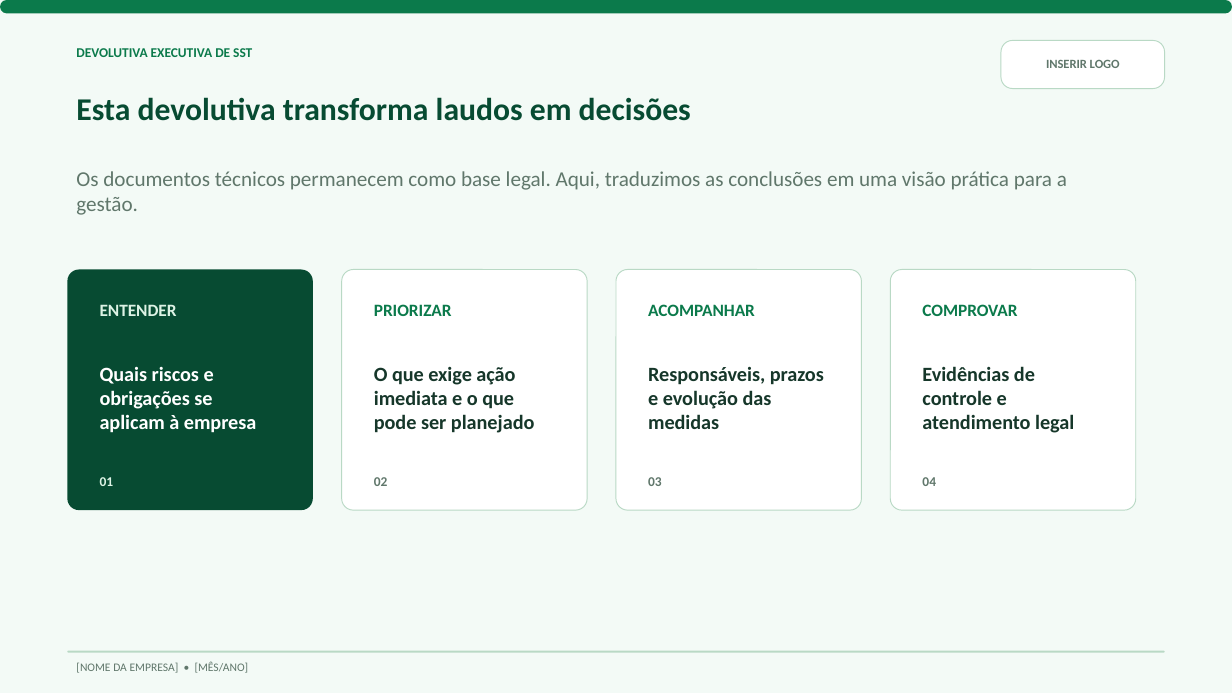
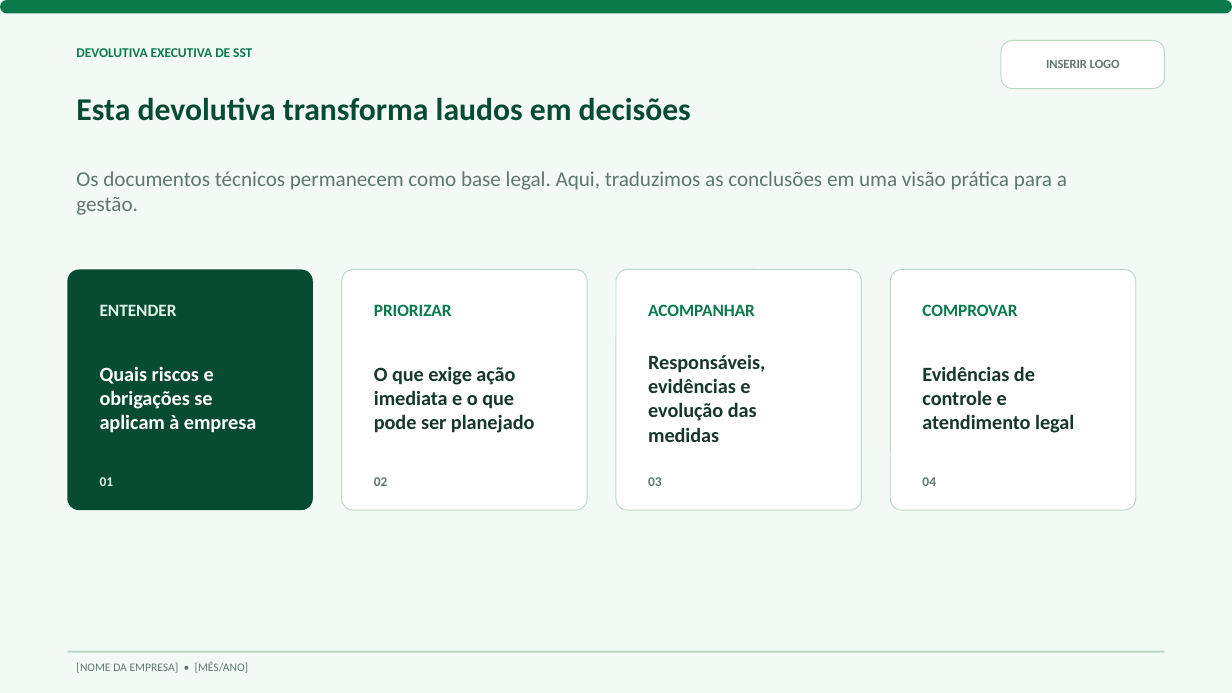
Before and after one commit to eduardoclau/apresentacao-sst-fortneer, a slide deck: slide 2 of Modelo_Devolutiva_SST_Fortneer.pptx. Drawn at 1232x693 pixels with LibreOffice and Linux fonts; fonts in the diff are those of the drawing. Boxes give left, top, right and bottom in pixels: in the first picture for what was removed or moved away, otherwise in the second. Text is boxed around its words. In the diff, an @@ line names an element or a change of style, - is before the commit and + after.

Commit message:
Remove prazos e datas lasdfasdfsadfsadfimite das ações do PGR

```diff
--- a/Modelo_Devolutiva_SST_Fortneer.pptx
+++ b/Modelo_Devolutiva_SST_Fortneer.pptx
@@ text at [648, 355, 765, 442]: text changed @@
-Responsáveis, prazos e evolução das medidas
+Responsáveis, evidências e evolução das medidas
```
Also in this commit, not shown: 4 other slides changed.
